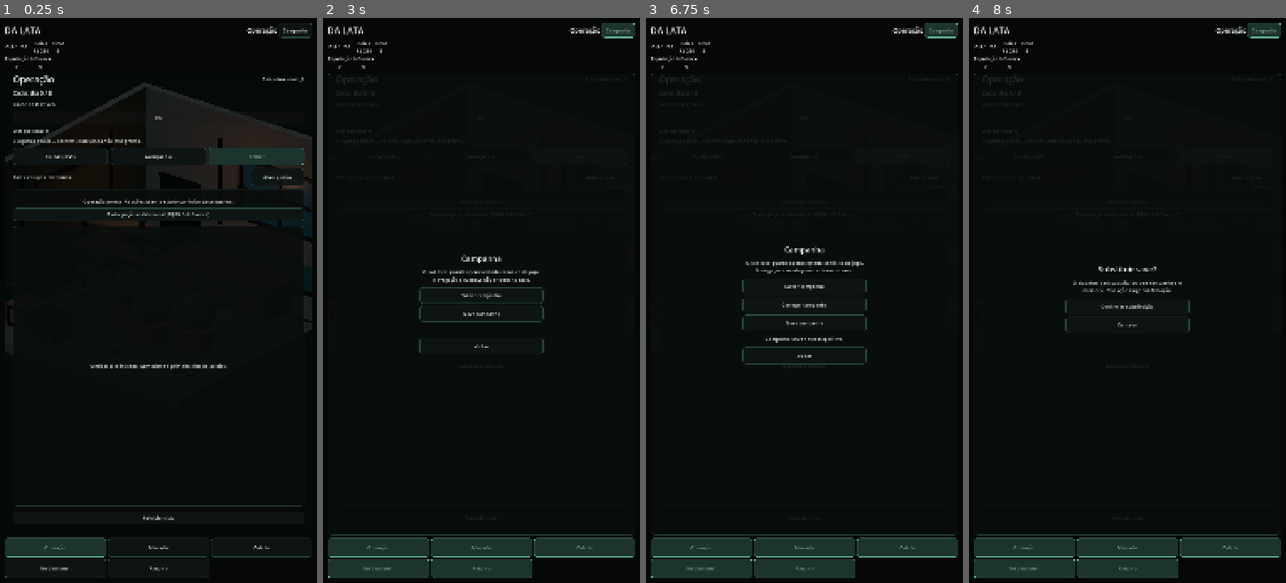
Above: before the commit, frames 1-4 (left to right).
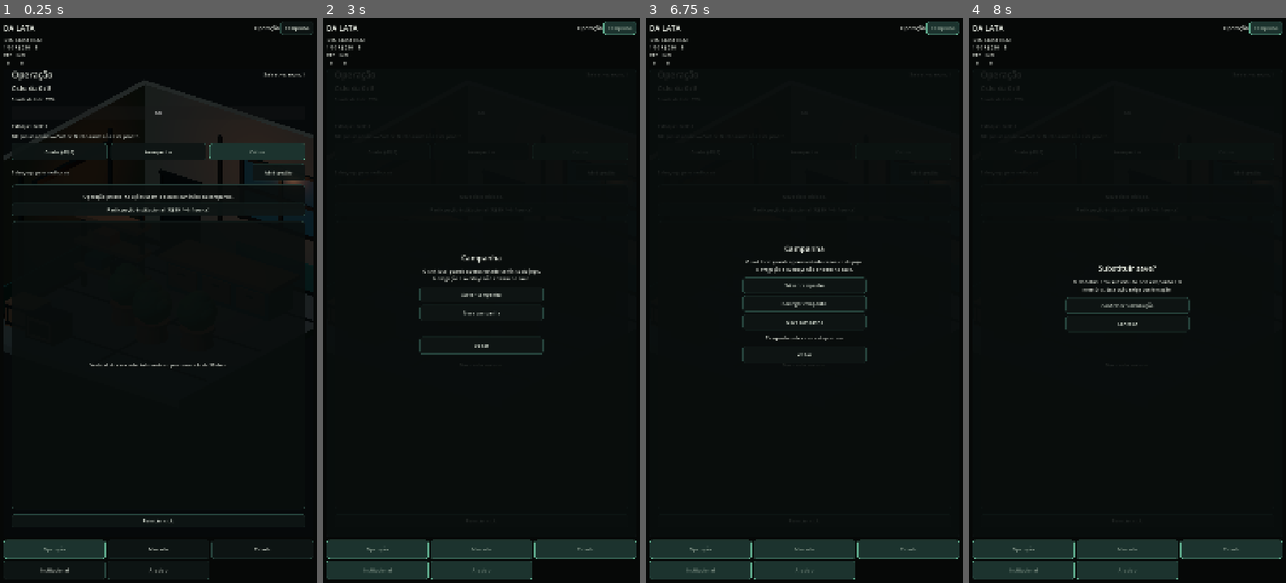
Above: after the commit, the same moments.

Repository: az1nn/growing-rio
Game: Godot game, scene res://scenes/shell/game_shell.tscn
Same seed, same stepped clock (60 frames per second), same inputs: the game is played once before the commit and once after it.
Inputs:
- Up to frame 1 (0.25 s): no input
- Up to frame 2 (3 s): click "Reiniciar ciclo" at 0.5 s; click "Reiniciar ciclo" at 1.25 s; click "Reiniciar ciclo" at 2 s; click "Campanha" at 2.75 s
- Up to frame 3 (6.75 s): click "Cuidar (-R$5)" at 3.5 s; click "Avançar dia" at 4.25 s; click "Abrir gestão" at 5 s; click "Participação institucional (-…" at 5.75 s; click "Salvar campanha" at 6.5 s
- Up to frame 4 (8 s): click "Salvar campanha" at 7.25 s

The runs differ from the first frame. In frame 1, 6.2% of the frame differs, in the area x 1-99%, y 0-100%; in frame 2, 3.3%; in frame 3, 3.8%; in frame 4, 3.1%.

Commit message:
fix(cena): use physical window size for portrait density

Diff:
--- a/scenes/shell/game_shell.gd
+++ b/scenes/shell/game_shell.gd
@@ -80,7 +80,7 @@
         )
     get_viewport().size_changed.connect(_on_viewport_size_changed)
     _refresh_global_status()
-    apply_layout_for_size(get_viewport_rect().size)
+    apply_layout_for_size(_current_window_size())
     _apply_destination()
     call_deferred("_refresh_startup_campaign_prompt")
 
@@ -139,6 +139,12 @@
     if not active_overlay_id.is_empty():
         return close_overlay()
     return false
+
+func _current_window_size() -> Vector2:
+    var window_size := DisplayServer.window_get_size()
+    if window_size.x > 0 and window_size.y > 0:
+        return Vector2(window_size)
+    return get_viewport_rect().size
 
 func apply_layout_for_size(viewport_size: Vector2) -> void:
     wide_layout = viewport_size.x >= 900.0 and viewport_size.x > viewport_size.y
@@ -686,7 +692,7 @@
         get_viewport().set_input_as_handled()
 
 func _on_viewport_size_changed() -> void:
-    apply_layout_for_size(get_viewport_rect().size)
+    apply_layout_for_size(_current_window_size())
 
 func _on_overlay_close_pressed() -> void:
     close_overlay()
